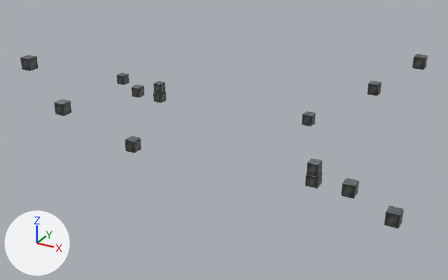
Two versions of the glTF model crates/client/assets/models/pithead/pithead_steel_box.glb, one commit apart.
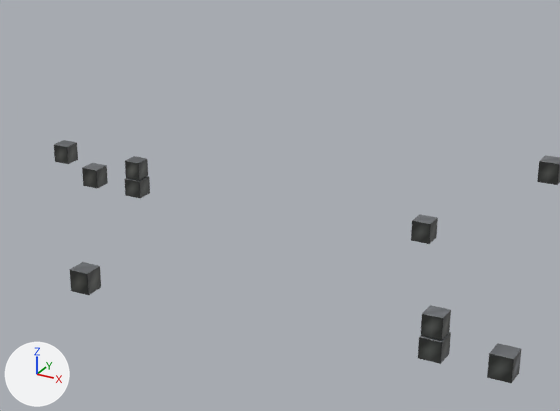
There are two pictures of each version: one whole from a camera (50 mm lens) standing at (27.1, -49.6, 24.4) and looking at (0.6, -1.3, 0.2), one close up on the part from 20% to 85% of the width and 0% to 76% of the height. The lights are fixed; the arrows at lower left show +X, +Y and +Z. The older version's two pictures come first. Vertices at exactly the same position are counted once.

Before the edit, the objects in view are built like this:
```python
me_steel_box = bpy.data.meshes.new('steel_box')
me_steel_box.from_pydata(...)  # 636 vertices, 1112 faces; spans x -19.4..19.4, y -10.1..10.1, z 0.0..8.1
me_steel_box.materials.append(mat_defaultmaterial)
ob_steel_box = bpy.data.objects.new('steel_box', me_steel_box)
ob_steel_box.location = (0.0, 0.0, 0.0)
```
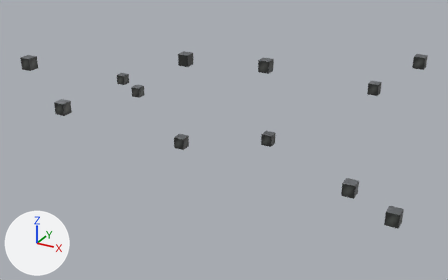
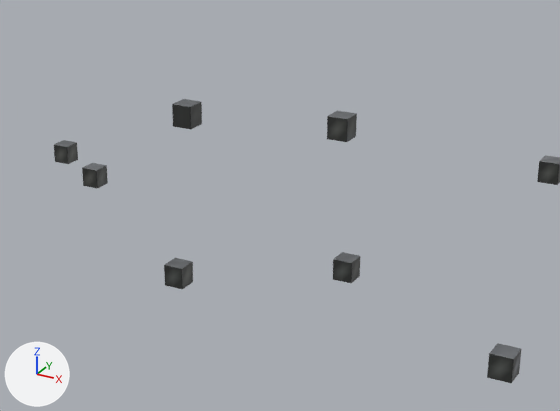
The change, as a list of edits to the scene's bpy script:
```text
Change me_steel_box:
    used by ob_steel_box; location = (0.0, 0.0, 0.0)
    remove me_steel_box.from_pydata(...)  # 636 vertices, 1112 faces; spans x -19.4..19.4, y -10.1..10.1, z 0.0..8.1
    add me_steel_box.from_pydata(...)  # 546 vertices, 960 faces; spans x -19.4..19.4, y -10.1..10.1, z -1.0..8.1
    me_steel_box part 1: the loose piece of 46 vertices spanning x -11.9..-10.9, y 4.9..5.9, z 1.1..2.2 is moved by (7.6, -6.3, 6.0)
    me_steel_box part 2: the loose piece of 46 vertices spanning x 10.9..11.9, y -5.9..-4.9, z 1.1..2.2 is moved by (-7.6, 6.3, 6.0)
    me_steel_box part 3: the loose piece of 45 vertices spanning x -6.5..-5.5, y -7.5..-6.5, z 0.0..1.1 is moved by (2.4, 4.6, -1.0)
    me_steel_box part 4: the loose piece of 45 vertices spanning x 5.5..6.5, y 6.5..7.5, z 0.0..1.1 is moved by (-2.4, -4.6, -1.0)
    me_steel_box part 5: the loose piece of 45 vertices spanning x 10.9..11.9, y -5.9..-4.9, z 0.0..1.0 is deleted
    me_steel_box part 6: the loose piece of 45 vertices spanning x -11.9..-10.9, y 4.9..5.9, z 0.0..1.0 is deleted
```

Where the change shows, as pixel boxes (x1, y1, x2, y2) in the close-ups (560 x 411 px; the box of a moved part takes in the faces that stretch with it):
'steel_box', reshaped: before (54, 140, 560, 383); after (54, 99, 560, 383)
part 1 of me_steel_box, moved or reshaped: before (125, 156, 148, 180); after (172, 99, 202, 129)
part 2 of me_steel_box, moved or reshaped: before (421, 305, 451, 340); after (327, 111, 357, 142)
part 3 of me_steel_box, moved or reshaped: before (70, 262, 101, 295); after (164, 258, 193, 289)
part 4 of me_steel_box, moved or reshaped: before (411, 214, 438, 244); after (333, 252, 360, 283)
part 5 of me_steel_box, deleted: before (418, 332, 451, 364)
part 6 of me_steel_box, deleted: before (125, 176, 150, 198)
